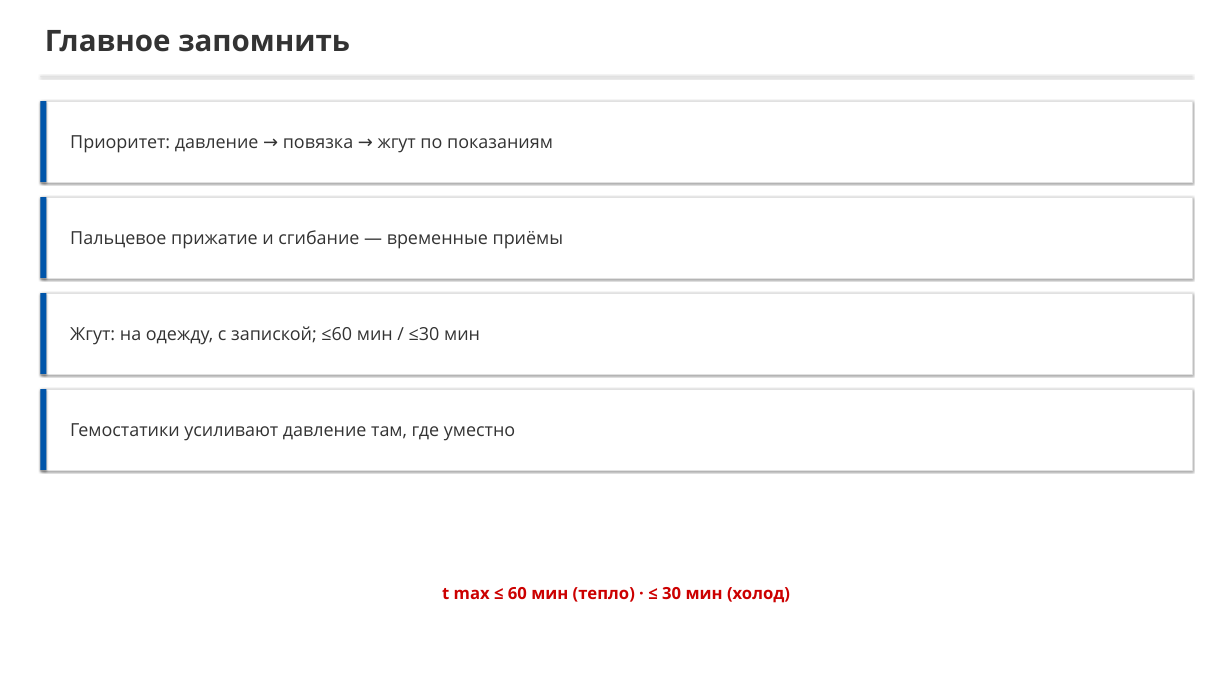
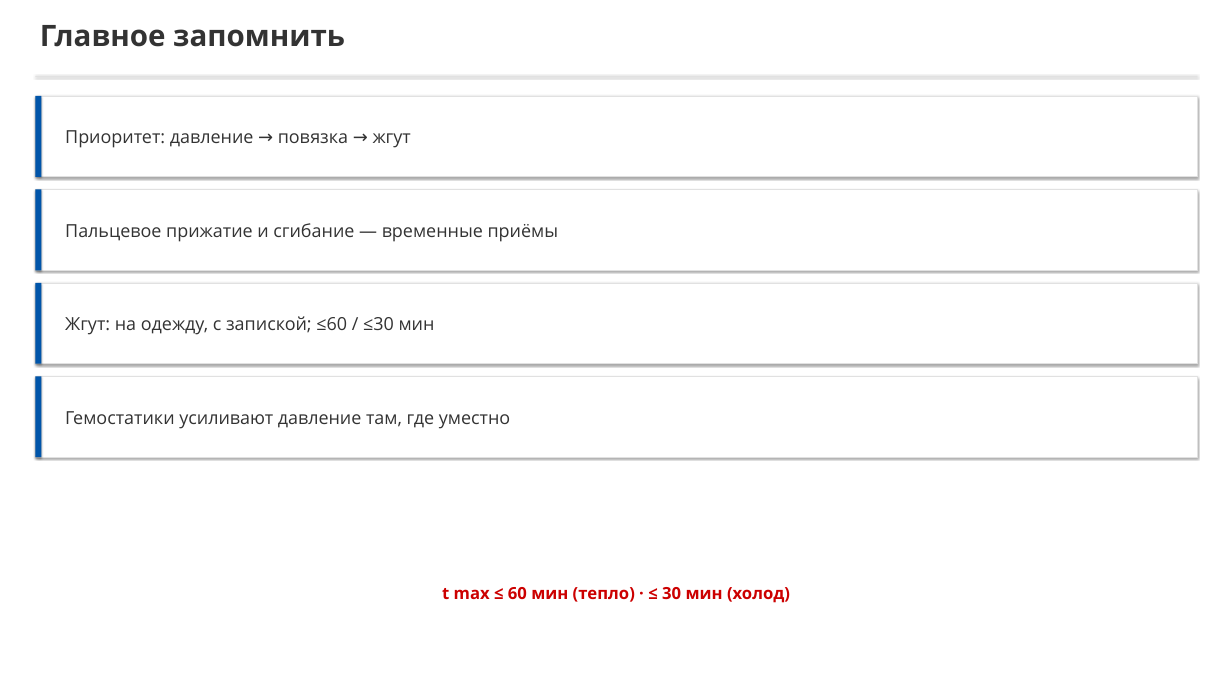
Before and after one commit to lysakalenushka-hash/-, a slide deck: slide 17 of tema2_bleeding/Способы_временной_остановки_кровотечения.pptx. Drawn at 1232x693 pixels with LibreOffice and Linux fonts; fonts in the diff are those of the drawing. Boxes give left, top, right and bottom in pixels: in the first picture for what was removed or moved away, otherwise in the second. Text is boxed around its words. In the diff, an @@ line names an element or a change of style, - is before the commit and + after.

```diff
--- a/tema2_bleeding/Способы_временной_остановки_кровотечения.pptx
+++ b/tema2_bleeding/Способы_временной_остановки_кровотечения.pptx
@@ text "Главное запомнить": place and size @@
-text "Главное запомнить" at (45,30,350,52)
+text "Главное запомнить" at (40,25,345,47)
@@ rectangle: place and size @@
-rectangle at (40,76,1192,77)
+rectangle at (36,76,1197,77)
@@ rectangle: place and size @@
-rectangle at (40,101,1192,182)
+rectangle at (36,96,1197,177)
@@ rectangle: place and size @@
-rectangle at (40,101,46,182)
+rectangle at (36,96,42,177)
@@ text at (65,130,411,148): text changed @@
-Приоритет: давление → повязка → жгут по показаниям
+Приоритет: давление → повязка → жгут
@@ rectangle: place and size @@
-rectangle at (40,197,1192,278)
+rectangle at (36,189,1197,270)
@@ rectangle: place and size @@
-rectangle at (40,197,46,278)
+rectangle at (36,189,42,270)
@@ text "Пальцевое прижатие и сгибание — ...": place and size @@
-text "Пальцевое прижатие и сгибание — ..." at (70,230,564,249)
+text "Пальцевое прижатие и сгибание — ..." at (65,223,559,242)
@@ rectangle: place and size @@
-rectangle at (40,293,46,374)
+rectangle at (36,283,42,364)
@@ rectangle: place and size @@
-rectangle at (40,293,1192,374)
+rectangle at (36,283,1197,364)
@@ text at (65,316,435,335): text changed @@
-Жгут: на одежду, с запиской; ≤60 мин / ≤30 мин
+Жгут: на одежду, с запиской; ≤60 / ≤30 мин
@@ rectangle: place and size @@
-rectangle at (40,389,1192,470)
+rectangle at (36,376,1197,457)
@@ rectangle: place and size @@
-rectangle at (40,389,46,470)
+rectangle at (36,376,42,457)
@@ text "Гемостатики усиливают давление там, где ...": place and size @@
-text "Гемостатики усиливают давление там, где ..." at (70,423,515,441)
+text "Гемостатики усиливают давление там, где ..." at (65,411,510,429)
```
Also in this commit, not shown: 6 other slides changed, 11 slides added, 11 slides removed, 7 other files.
